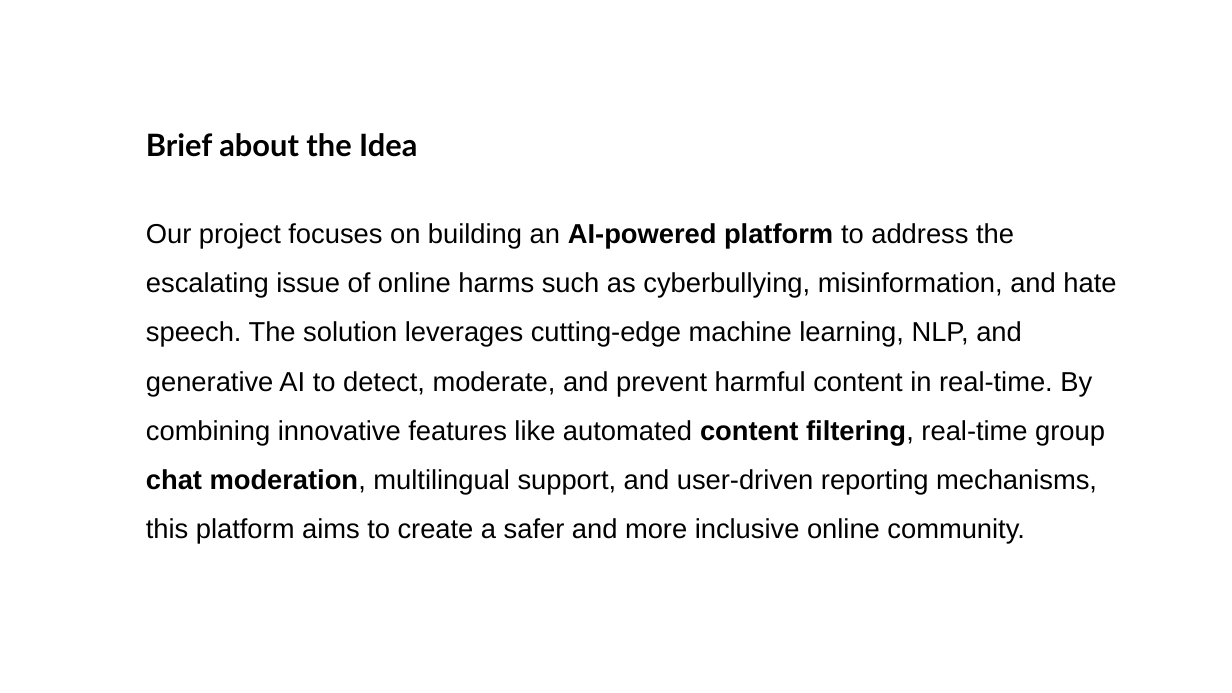
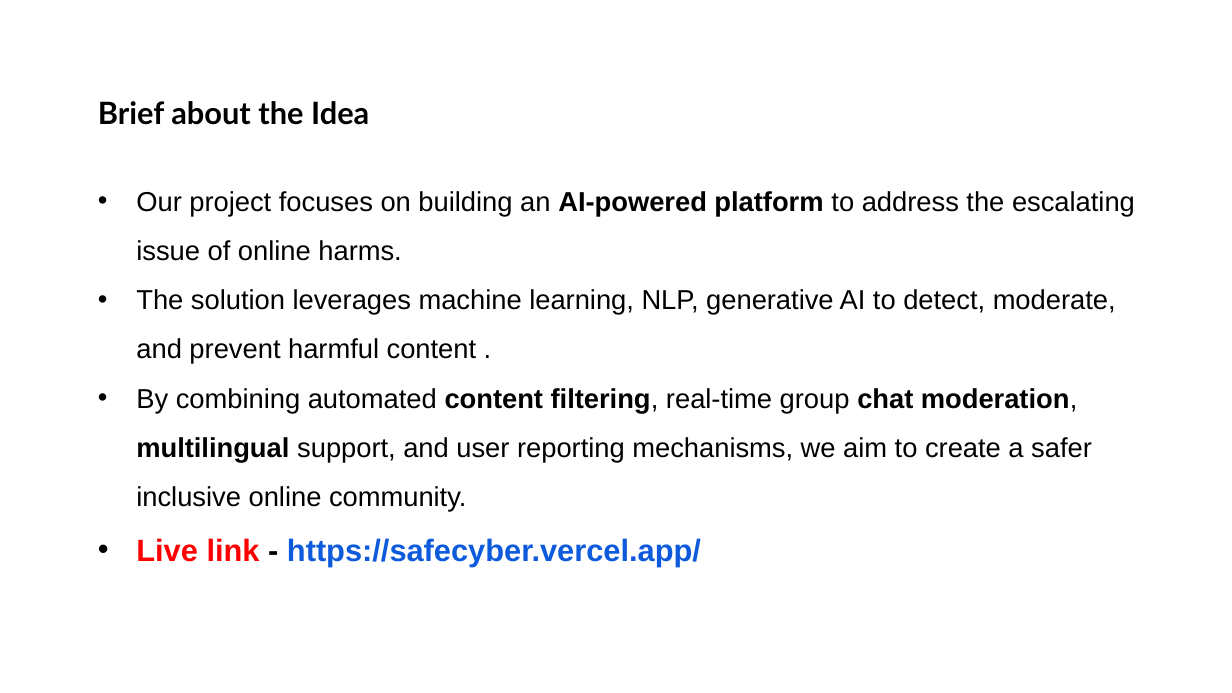
Before and after one commit to ramsai-kolli/safe-cyber, a slide deck: slide 3 of basic info/The OG Coders .pptx. Drawn at 1232x693 pixels with LibreOffice and Linux fonts; fonts in the diff are those of the drawing; background and template pictures are left out. Boxes give left, top, right and bottom in pixels: in the first picture for what was removed or moved away, otherwise in the second. Text is boxed around its words. In the diff, an @@ line names an element or a change of style, - is before the commit and + after.

Commit message:
modified ppt

```diff
--- a/basic info/The OG Coders .pptx
+++ b/basic info/The OG Coders .pptx
@@ text "Brief about the Idea": place and size @@
-text "Brief about the Idea" at [146,133,1116,544]
+text "Brief about the Idea" at [98,101,1135,566]
@@ text at [136,191,1135,566]: text changed @@
-Our project focuses on building an AI-powered platform to address the escalating issue of online harms such as cyberbullying, misinformation, and hate speech. The solution leverages cutting-edge machine learning, NLP, and generative AI to detect, moderate, and prevent harmful content in real-time. By combining innovative features like automated content filtering, real-time group chat moderation, multilingual support, and user-driven reporting mechanisms, this platform aims to create a safer and more inclusive online community.
+• Our project focuses on building an AI-powered platform to address the escalating issue of online harms.
+• The solution leverages machine learning, NLP, generative AI to detect, moderate, and prevent harmful content .
+• By combining automated content filtering, real-time group chat moderation, multilingual support, and user reporting mechanisms, we aim to create a safer inclusive online community.
+• Live link - https://safecyber.vercel.app/
```
Also in this commit, not shown: 8 other slides changed, 1 slide added.
